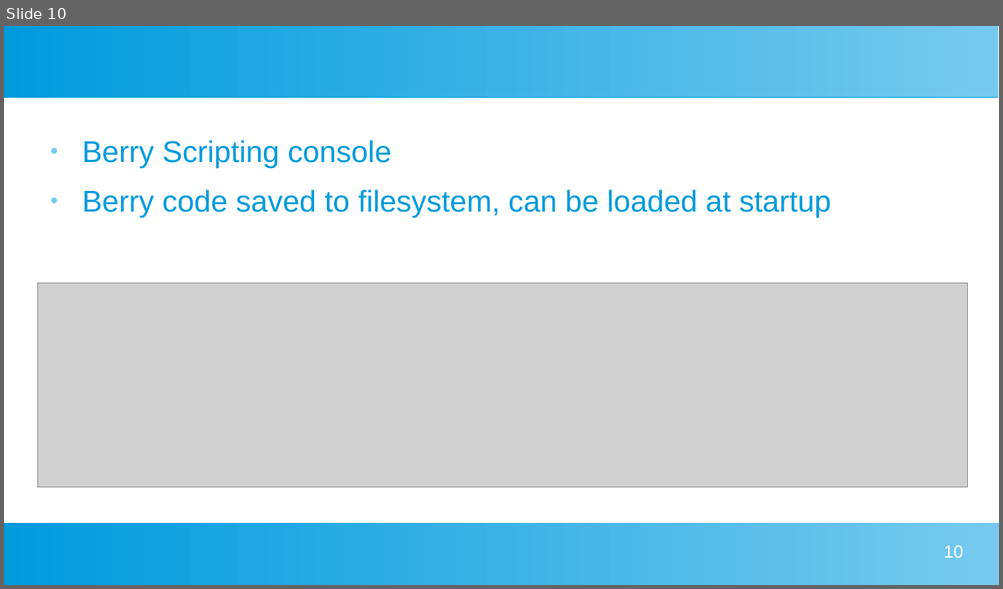
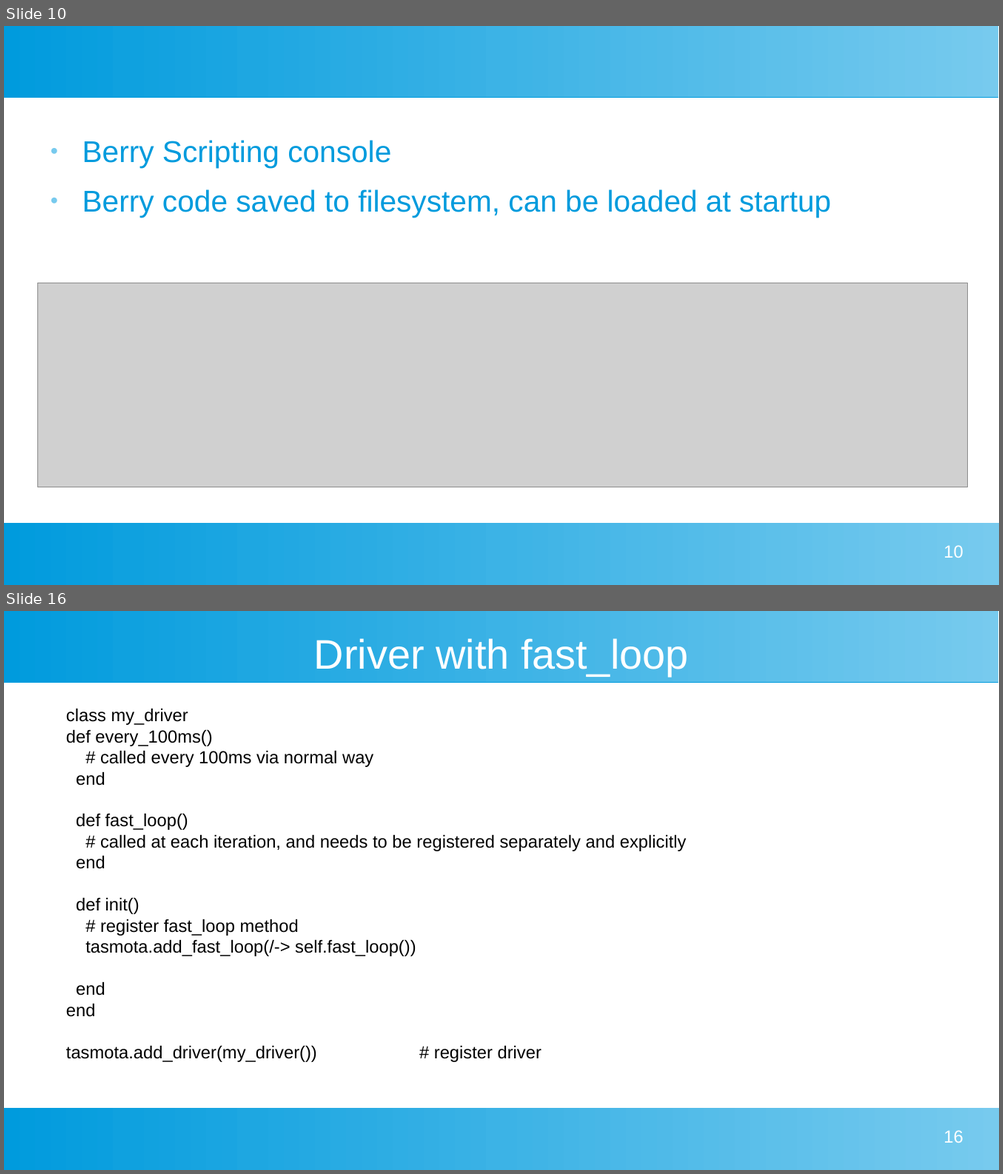
Before and after one commit to darrylb123/EO2024, a slide deck: EO2024-Tasmota+Berry.odp. Shown one above the other, each under a label of ours: slide 10 before the commit, slides 10 and 16 after it; the slides between them are not shown. The pictures are 1003x589 and 1003x1174 pixels, drawn with LibreOffice and Linux fonts; fonts in the diff are those of the drawing; grey boxes stand for pictures. Boxes give left, top, right and bottom in pixels: in the first picture for what was removed or moved away, otherwise in the second. Text is boxed around its words. In the diff, an @@ line names an element or a change of style, - is before the commit and + after.

```diff
--- a/EO2024-Tasmota+Berry.odp
+++ b/EO2024-Tasmota+Berry.odp
@@ slide 16 added at (4, 611, 999, 1170), background #FFFFFF; not listed: 2 template elements that a slide beside it also shows @@
@@ title added at (314, 638, 688, 676), 33 pt, text #FFFFFF @@
+Driver with fast_loop
@@ text added at (66, 708, 686, 1062), 14 pt, text #000000 @@
+class my_driver
+def every_100ms()
+# called every 100ms via normal way
+end
+def fast_loop()
+# called at each iteration, and needs to be registered separately and explicitly
+end
+def init()
+# register fast_loop method
+tasmota.add_fast_loop(/-> self.fast_loop())
+end
+end
+tasmota.add_driver(my_driver()) # register driver
@@ page number added at (943, 1130, 962, 1143), 14 pt, text #FFFFFF @@
+16
```
Also in this commit, not shown: 4 slides changed, 4 other slides added.
